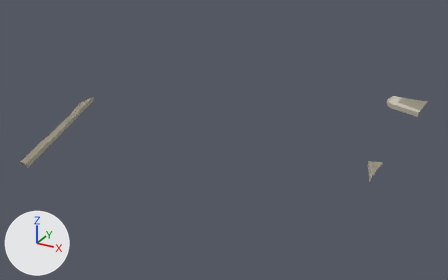
The glTF model gibraltar/data/build/tiles/T_W3_N2/terrain.glb as it was, and as the next commit left it.
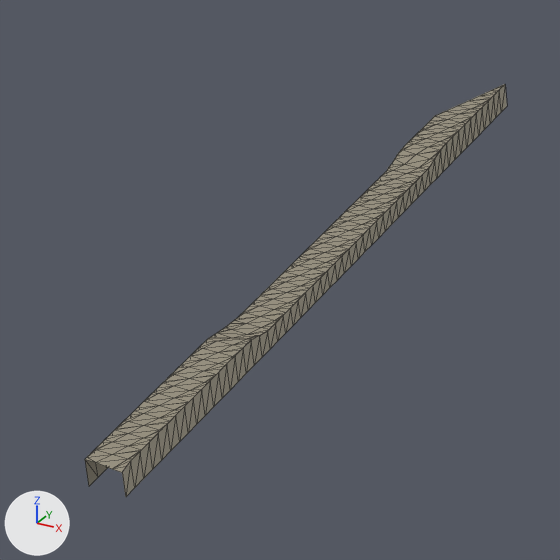
The first picture shows the older version from a 50 mm lens placed at (673.0, -518.0, 358.0), pointed at (255.0, 242.0, -22.0). The close-ups show the older and then the newer version on the part from 1% to 23% of the width and 29% to 64% of the height of that picture. Only the edits that show in the close-ups are written down. The lights are fixed; the arrows at lower left show +X, +Y and +Z. The close-ups show mesh edges as thin lines. Vertices at exactly the same position are counted once.

The older version as bpy lines, for what is in view:
```python
me_t_w3_n2_terrain = bpy.data.meshes.new('T_W3_N2_terrain')
me_t_w3_n2_terrain.from_pydata(...)  # 911 vertices, 1150 faces; spans x 0.0..500.0, y 0.0..500.0, z -4.0..3.0
# faces by material slot: [864, 286]
me_t_w3_n2_terrain.materials.append(mat_m_terrain)
me_t_w3_n2_terrain.materials.append(mat_m_cliff)
ob_t_w3_n2_terrain = bpy.data.objects.new('T_W3_N2_terrain', me_t_w3_n2_terrain)
ob_t_w3_n2_terrain.location = (0.0, 0.0, 0.0)
```
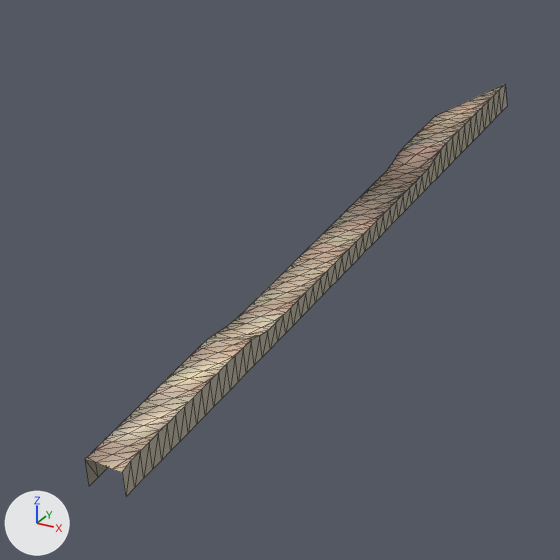
Pixel boxes [x1, y1, x2, y2] of what changed, in the close-ups (560 x 560 px):
part 1 of me_t_w3_n2_terrain, recoloured
    both: [90, 103, 486, 472]
part 2 of me_t_w3_n2_terrain, recoloured
    both: [90, 97, 489, 462]
part 3 of me_t_w3_n2_terrain, recoloured
    both: [325, 129, 438, 232]

The change, as a list of edits to the scene's bpy script:
```text
Change me_t_w3_n2_terrain:
    where me_t_w3_n2_terrain.from_pydata(...)  # 911 vertices, 1150 faces; spans x 0.0..500.0, y 0.0..500.0, z -4.0..3.0
    used by ob_t_w3_n2_terrain; location = (0.0, 0.0, 0.0)
    me_t_w3_n2_terrain part 1: 419 faces centred in x 2.0..500.0, y 1.0..487.0, z 1.0..3.0 are repainted in the vertex colours; the middle colour goes from yellow #999280 to beige #c8b299
    me_t_w3_n2_terrain part 2: 242 faces centred in x 0.0..498.0, y 0.0..498.0, z 1.0..3.0 are repainted in the vertex colours; the middle colour goes from yellow #999280 to grey #8f8c87
    me_t_w3_n2_terrain part 3: 203 faces centred in x 0.0..500.0, y 137.0..499.0, z 1.0..3.0 are repainted in the vertex colours; the middle colour goes from yellow #999280 to brown #7f7363
```
